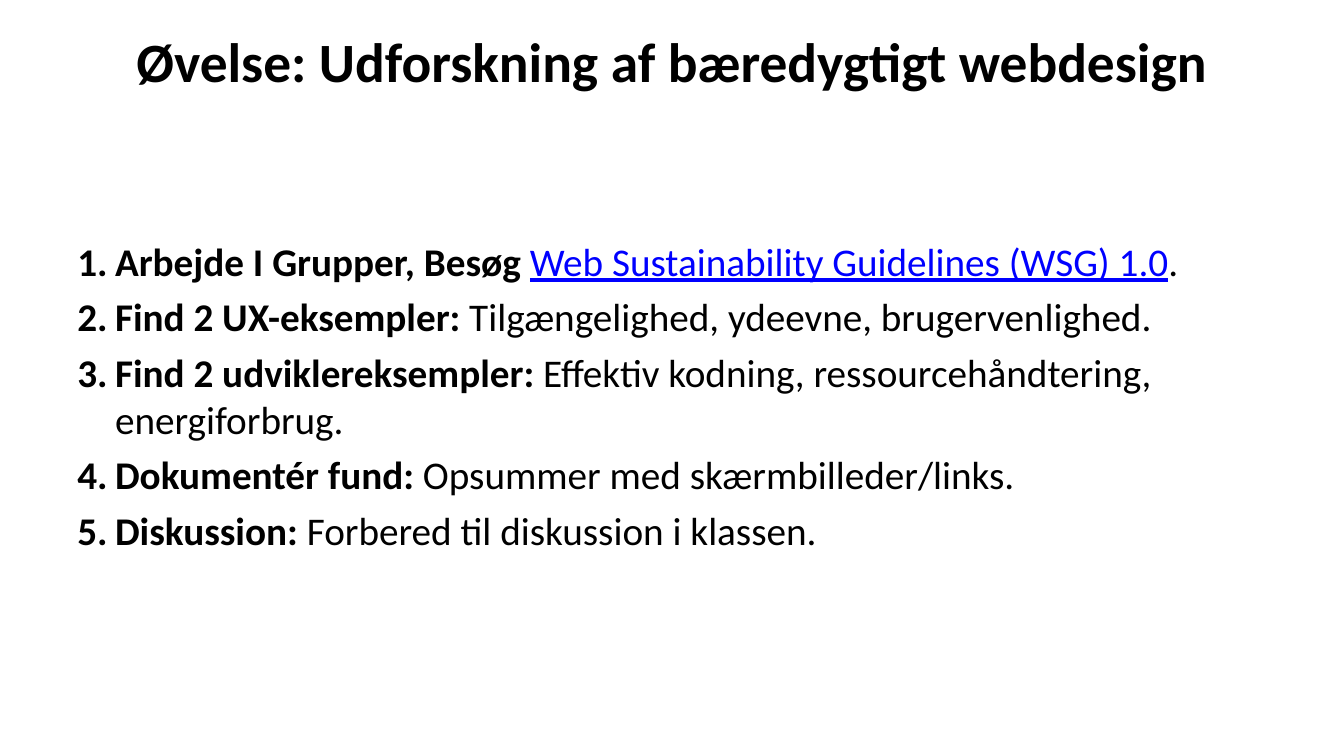
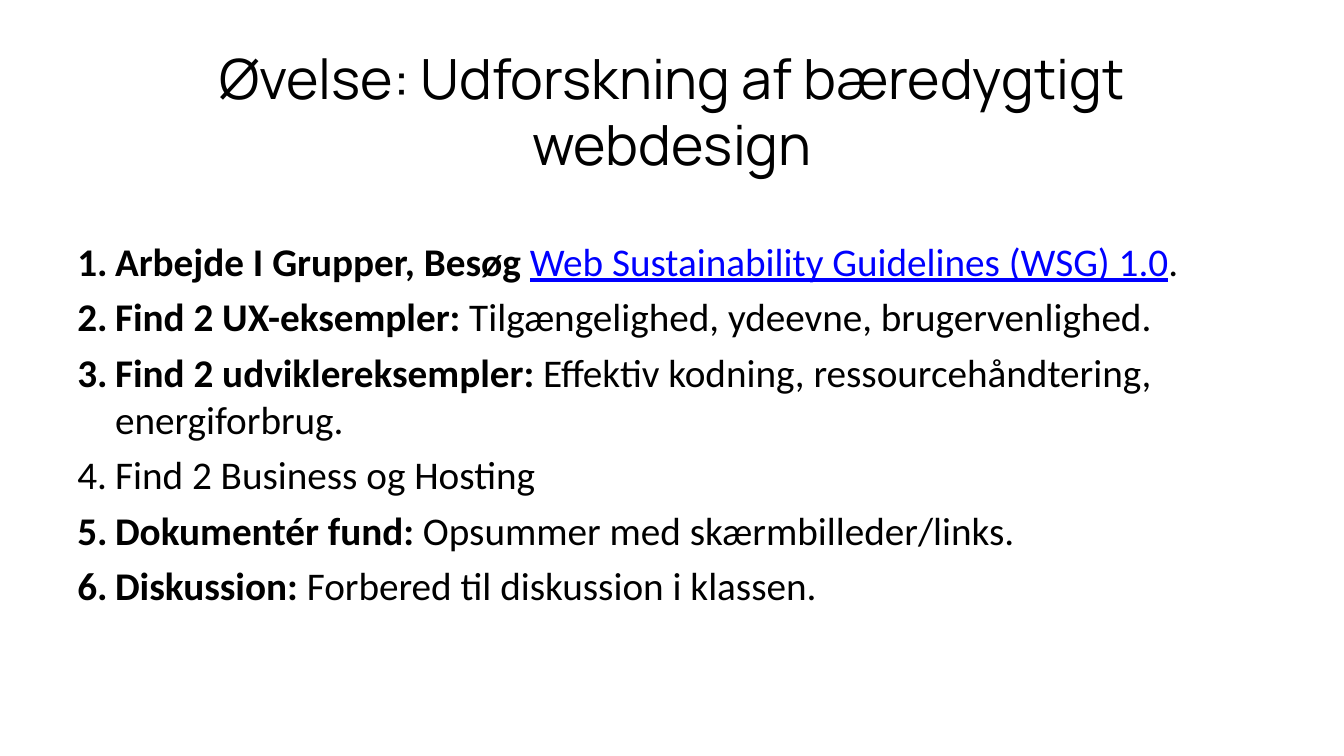
Before and after one commit to xbibogo/MMD24, a slide deck: slide 24 of semester2 PPT/Sustainable_Web_Presentation_Danish.pptx (slide 22 before the commit). Drawn at 1344x756 pixels with LibreOffice and Linux fonts; fonts in the diff are those of the drawing. Boxes give left, top, right and bottom in pixels: in the first picture for what was removed or moved away, otherwise in the second. Text is boxed around its words. In the diff, an @@ line names an element or a change of style, - is before the commit and + after.

```diff
--- a/semester2 PPT/Sustainable_Web_Presentation_Danish.pptx
+++ b/semester2 PPT/Sustainable_Web_Presentation_Danish.pptx
@@ title "Øvelse: Udforskning af bæredygtigt webdesign": place and size @@
-title "Øvelse: Udforskning af bæredygtigt webdesign" at bbox=[136, 43, 1207, 92]
+title "Øvelse: Udforskning af bæredygtigt webdesign" at bbox=[219, 58, 1124, 179]
@@ title "Øvelse: Udforskning af bæredygtigt webdesign" at bbox=[219, 58, 1124, 179]: font Calibri to Manrope, bold off @@
@@ text at bbox=[115, 461, 535, 496]: paragraph added @@
+4. Find 2 Business og Hosting
```
Also in this commit, not shown: 20 other slides changed, 6 slides added, 3 slides removed.
